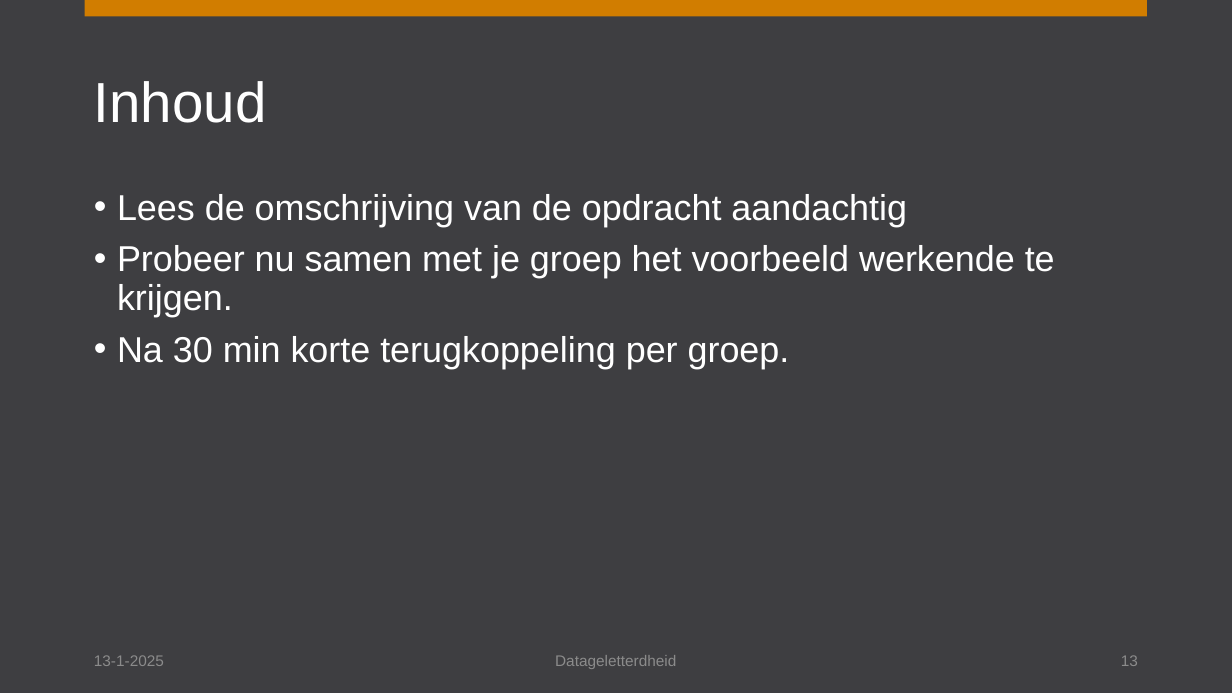
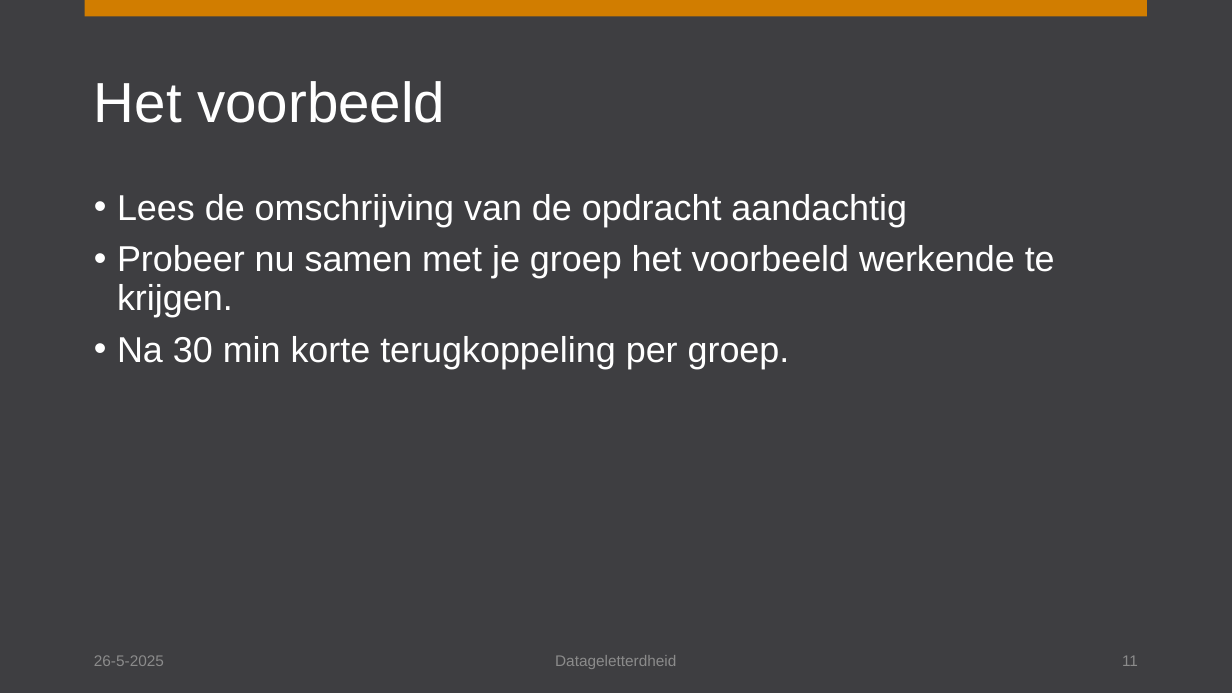
Before and after one commit to Remi-ui/python_tb, a slide deck: slide 11 of _downloads/eff4543702662988687e4a8b43000245/stuurinformatie_workshop_7.pptx (slide 13 before the commit). Drawn at 1232x693 pixels with LibreOffice and Linux fonts; fonts in the diff are those of the drawing. Boxes give left, top, right and bottom in pixels: in the first picture for what was removed or moved away, otherwise in the second. Text is boxed around its words. In the diff, an @@ line names an element or a change of style, - is before the commit and + after.

```diff
--- a/_downloads/eff4543702662988687e4a8b43000245/stuurinformatie_workshop_7.pptx
+++ b/_downloads/eff4543702662988687e4a8b43000245/stuurinformatie_workshop_7.pptx
@@ title at [94,81,445,123]: text changed @@
-Inhoud
+Het voorbeeld
@@ text at [94,655,164,666]: text changed @@
-13-1-2025
+26-5-2025
@@ page number at [1122,655,1138,666]: text changed @@
-13
+11
```
Also in this commit, not shown: 9 other slides changed, 2 slides removed, 25 other files.
